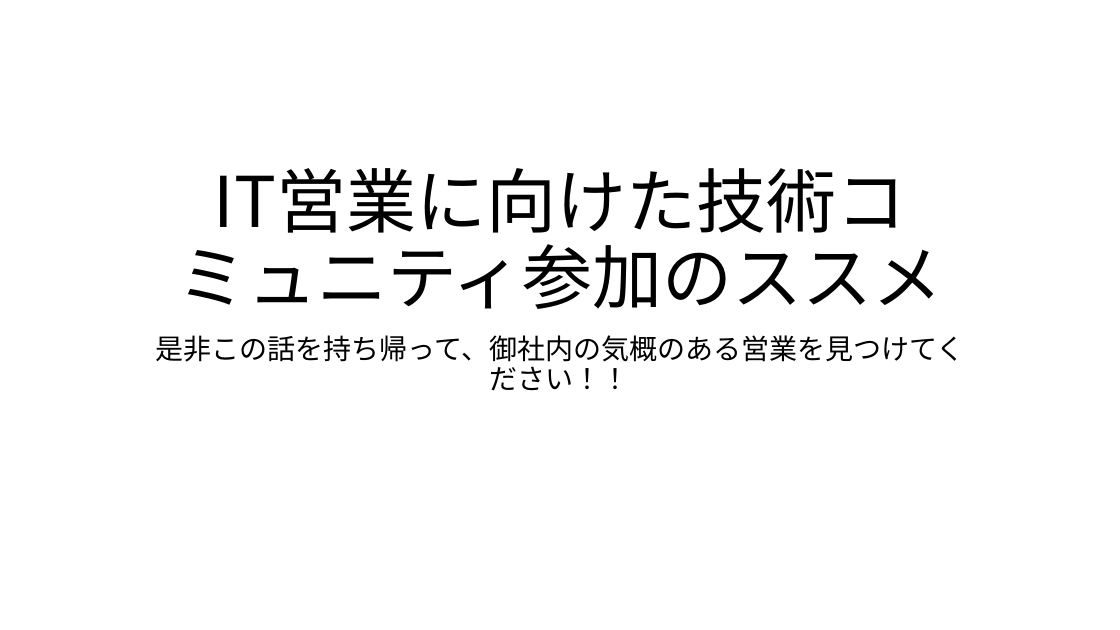
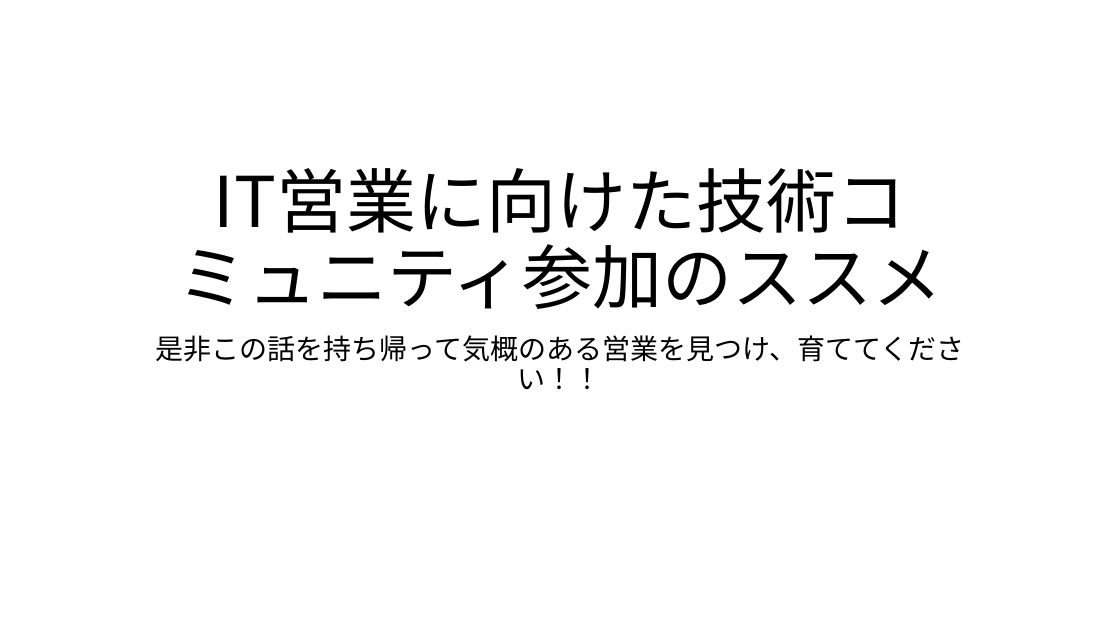
Before and after one commit to ytabuchi/devsumi2017, a slide deck: slide 1 of ytabuchi_devsumi.pptx. Drawn at 1120x630 pixels with LibreOffice and Linux fonts; fonts in the diff are those of the drawing. Boxes give left, top, right and bottom in pixels: in the first picture for what was removed or moved away, otherwise in the second. Text is boxed around its words. In the diff, an @@ line names an element or a change of style, - is before the commit and + after.

```diff
--- a/ytabuchi_devsumi.pptx
+++ b/ytabuchi_devsumi.pptx
@@ subtitle at <box>156,335,964,390</box>: text changed @@
-是非この話を持ち帰って、御社内の気概のある営業を見つけてください！！
+是非この話を持ち帰って気概のある営業を見つけ、育ててください！！
```
Also in this commit, not shown: 1 slide added.
